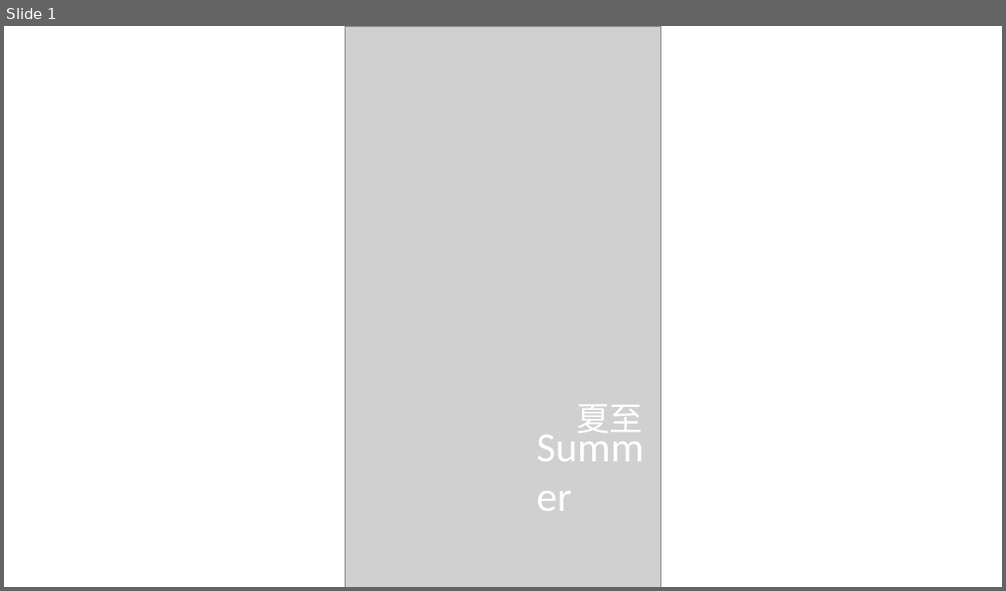
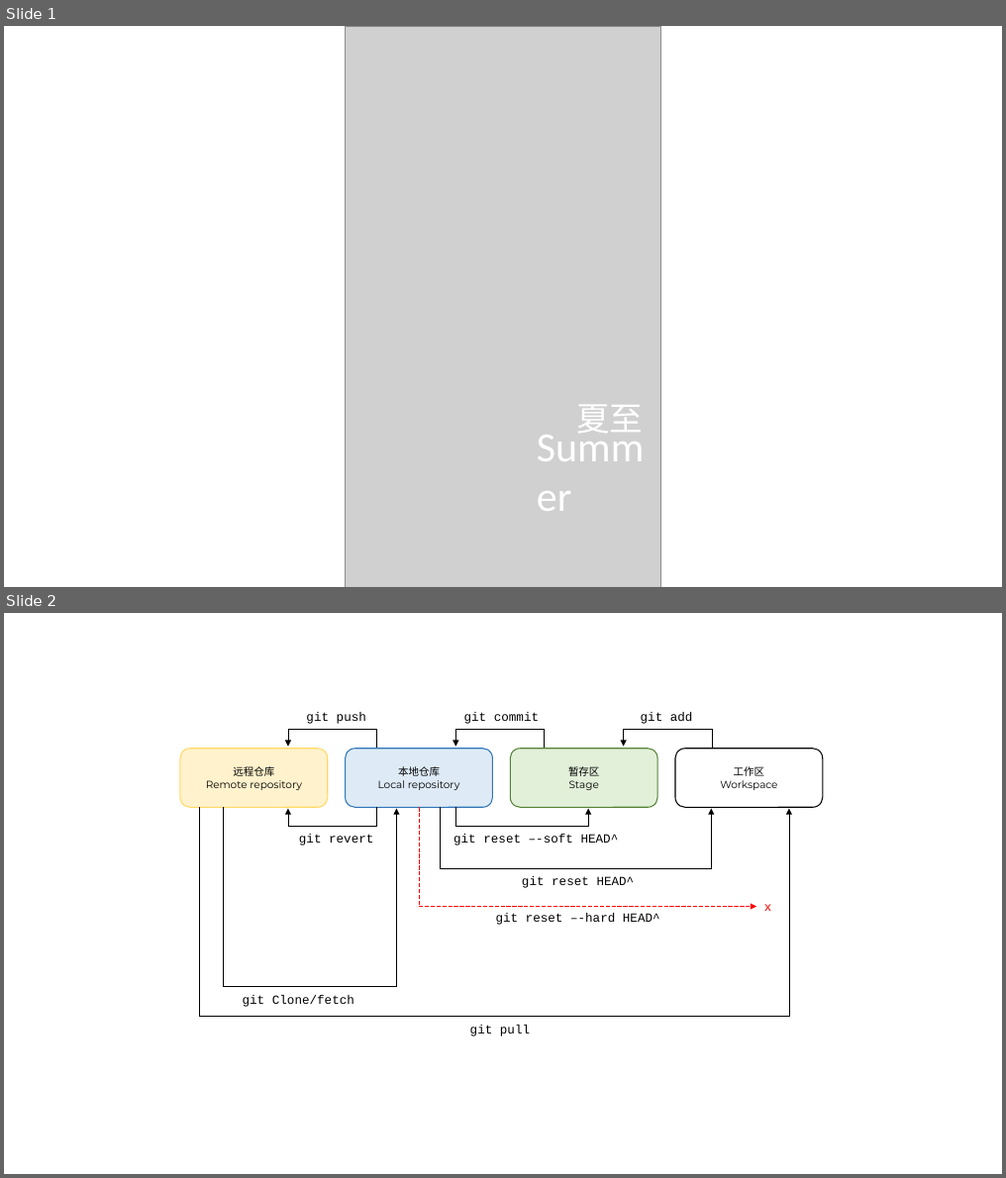
Before and after one commit to glplaman/glplaman.github.io, a slide deck: utils/file/charts.pptx. Shown one above the other, each under a label of ours: slide 1 before the commit, slides 1 and 2 after it. The pictures are 1006x591 and 1006x1178 pixels, drawn with LibreOffice and Linux fonts; fonts in the diff are those of the drawing; grey boxes stand for pictures. Boxes give left, top, right and bottom in pixels: in the first picture for what was removed or moved away, otherwise in the second. Text is boxed around its words. In the diff, an @@ line names an element or a change of style, - is before the commit and + after.

Commit message:
ppt

```diff
--- a/utils/file/charts.pptx
+++ b/utils/file/charts.pptx
@@ slide 2 added at (4, 613, 1002, 1174), background #FFFFFF @@
@@ elbow arrow added from (377, 748) to (288, 747), #000000 0.5 pt @@
@@ text added at (306, 712, 366, 724), 12 pt, text #000000 @@
+git push
@@ elbow arrow added from (545, 748) to (456, 747), #000000 0.5 pt @@
@@ text added at (464, 712, 539, 724), 12 pt, text #000000 @@
+git commit
@@ elbow arrow added from (712, 748) to (624, 747), #000000 0.5 pt @@
@@ text added at (641, 712, 693, 724), 12 pt, text #000000 @@
+git add
@@ rounded rectangle added at (180, 749, 328, 808), fill #FFF2CC, outline #FFD966 1 pt, 10 pt, text #000000 @@
+远程仓库
+Remote repository
@@ rounded rectangle added at (346, 749, 493, 808), fill #DEEBF7, outline #2E75B6 1 pt, 10 pt, text #000000 @@
+本地仓库
+Local repository
@@ rounded rectangle added at (510, 749, 657, 808), fill #E2F0D9, outline #548235 1 pt, 10 pt, text #000000 @@
+暂存区
+Stage
@@ rounded rectangle added at (675, 749, 823, 808), outline #000000 1 pt, 10 pt, text #000000 @@
+工作区
+Workspace
@@ elbow arrow added from (199, 808) to (789, 808), #000000 0.5 pt @@
@@ elbow arrow added from (223, 808) to (396, 808), #000000 0.5 pt @@
@@ elbow arrow added from (377, 808) to (288, 808), #000000 0.5 pt @@
@@ elbow arrow added from (419, 808) to (756, 906), #FF0000 0.5 pt dashed @@
@@ elbow arrow added from (441, 808) to (712, 808), #000000 0.5 pt @@
@@ elbow arrow added from (456, 808) to (589, 808), #000000 0.5 pt @@
@@ text added at (299, 834, 373, 846), 12 pt, text #000000 @@
+git revert
@@ text added at (453, 834, 619, 846), 12 pt, text #000000 @@
+git reset –-soft HEAD^
@@ text added at (522, 876, 635, 888), 12 pt, text #000000 @@
+git reset HEAD^
@@ text added at (764, 904, 772, 911), 12 pt, text #FF0000 @@
+x
@@ text added at (496, 913, 660, 925), 12 pt, text #000000 @@
+git reset –-hard HEAD^
@@ text added at (243, 995, 354, 1007), 12 pt, text #000000 @@
+git Clone/fetch
@@ text added at (470, 1025, 530, 1037), 12 pt, text #000000 @@
+git pull
```
Also in this commit, not shown: 12 other files.
